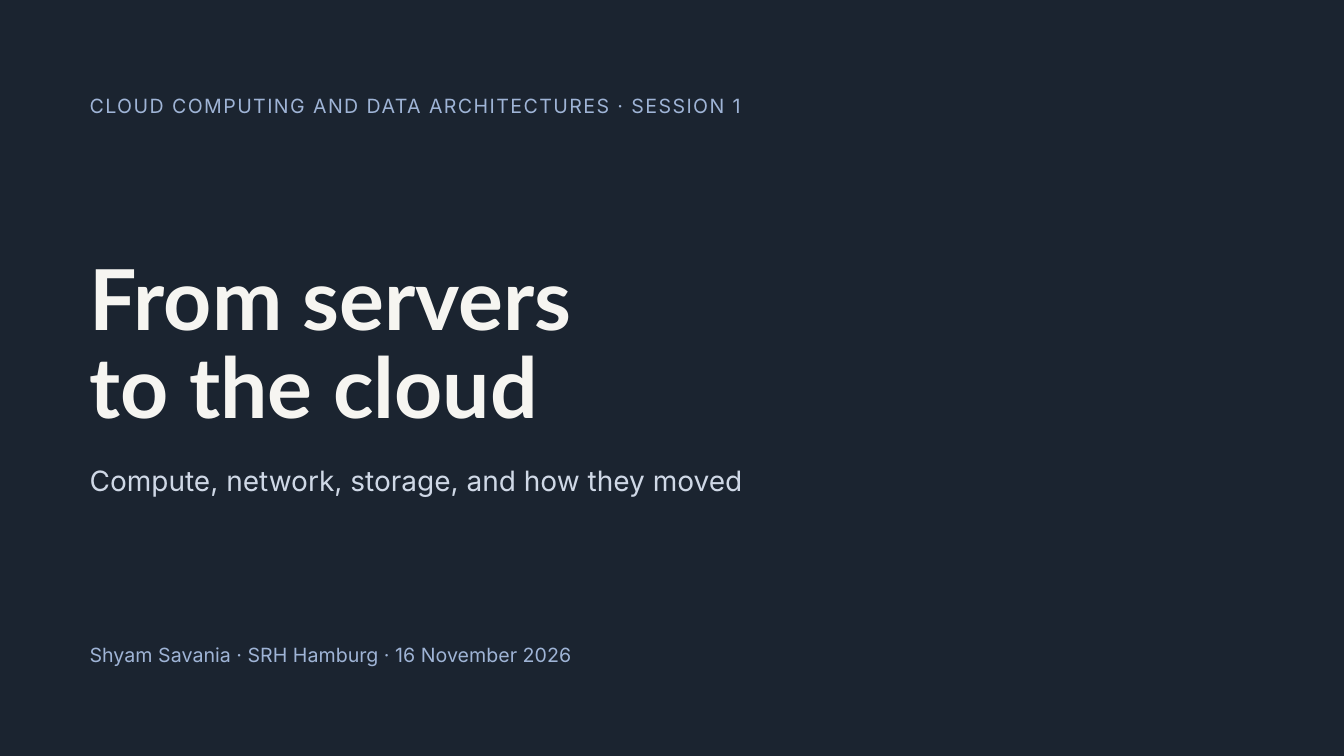
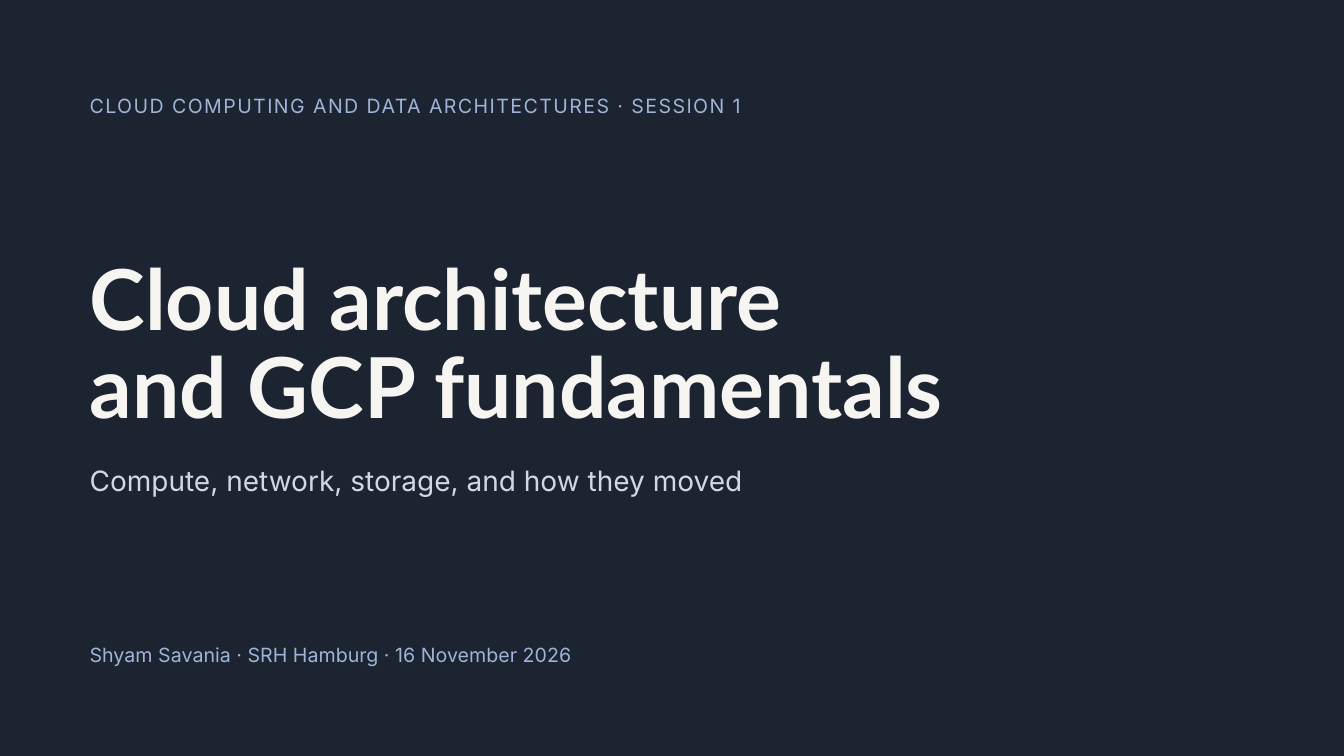
Before and after one commit to sham100768/cloud-computing-srh, a slide deck: slide 3 of sessions/01-cloud-architecture-and-gcp-fundamentals/slides/session-01-cloud-architecture-and-gcp-fundamentals.pptx. Drawn at 1344x756 pixels with LibreOffice and Linux fonts; fonts in the diff are those of the drawing. Boxes give left, top, right and bottom in pixels: in the first picture for what was removed or moved away, otherwise in the second. Text is boxed around its words. In the diff, an @@ line names an element or a change of style, - is before the commit and + after.

```diff
--- a/sessions/01-cloud-architecture-and-gcp-fundamentals/slides/session-01-cloud-architecture-and-gcp-fundamentals.pptx
+++ b/sessions/01-cloud-architecture-and-gcp-fundamentals/slides/session-01-cloud-architecture-and-gcp-fundamentals.pptx
@@ title at [90,267,943,419]: text changed @@
-From servers
-to the cloud
+Cloud architecture
+and GCP fundamentals
```
Also in this commit, not shown: 1 other slide changed, 1 other file.
